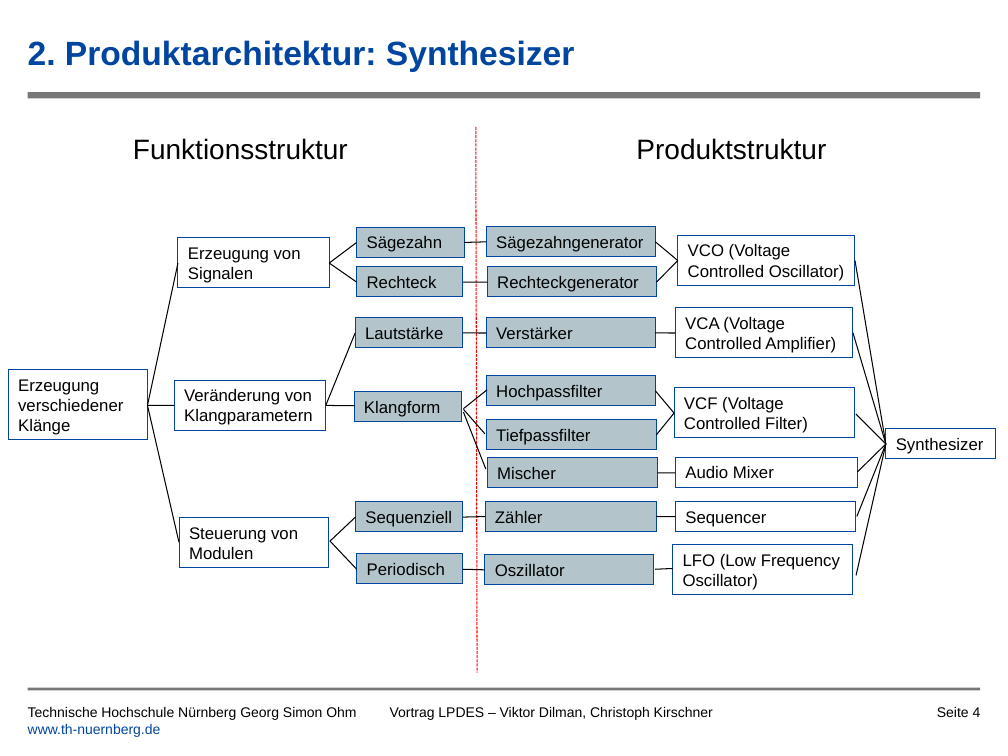
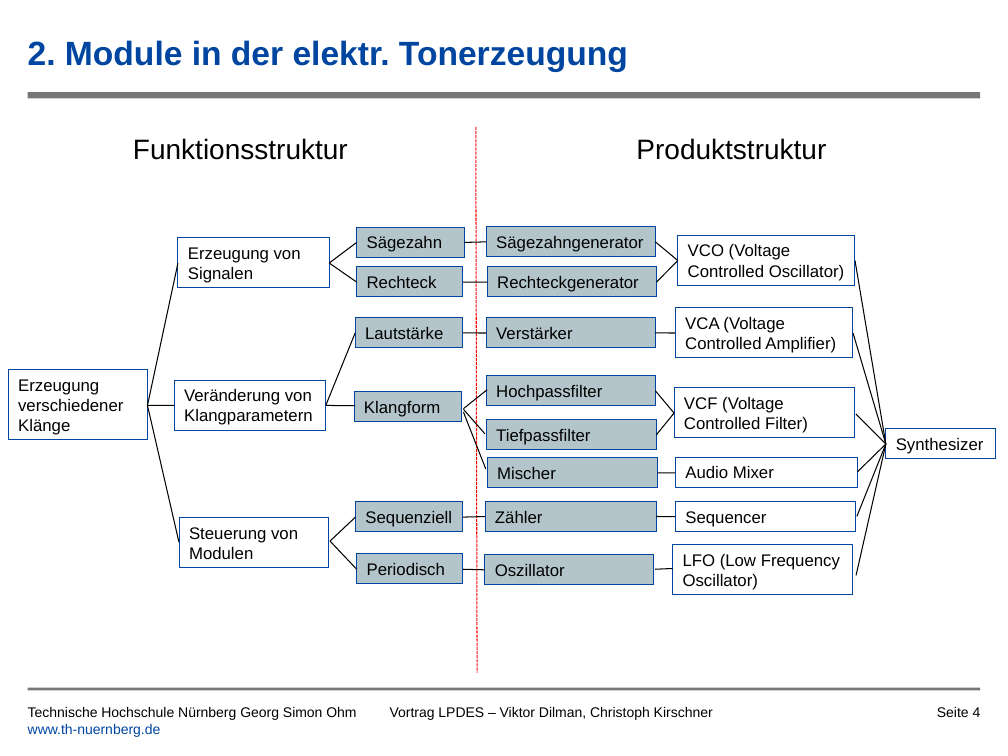
Before and after one commit to tsedlmeier/Synthesizer, a slide deck: slide 4 of Vortrag/Leiterplatte_als_Musikinstrument_Kirschner_Dilman.pptx. Drawn at 1008x756 pixels with LibreOffice and Linux fonts; fonts in the diff are those of the drawing; background and template pictures are left out. Boxes give left, top, right and bottom in pixels: in the first picture for what was removed or moved away, otherwise in the second. Text is boxed around its words. In the diff, an @@ line names an element or a change of style, - is before the commit and + after.

```diff
--- a/Vortrag/Leiterplatte_als_Musikinstrument_Kirschner_Dilman.pptx
+++ b/Vortrag/Leiterplatte_als_Musikinstrument_Kirschner_Dilman.pptx
@@ title at bbox=[28, 40, 628, 72]: text changed @@
-2. Produktarchitektur: Synthesizer
+2. Module in der elektr. Tonerzeugung
```
Also in this commit, not shown: 5 other slides changed, 2 slides added, 1 other file.
